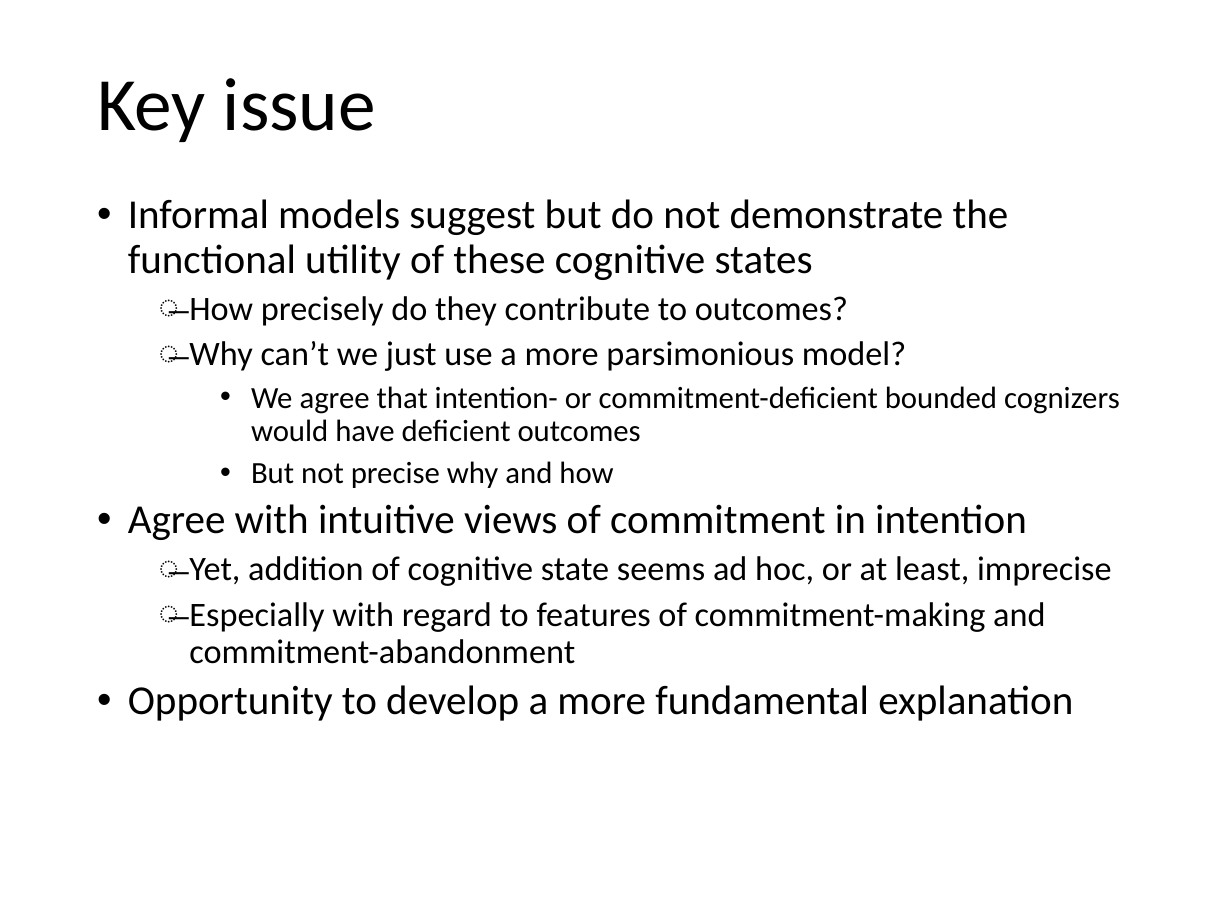
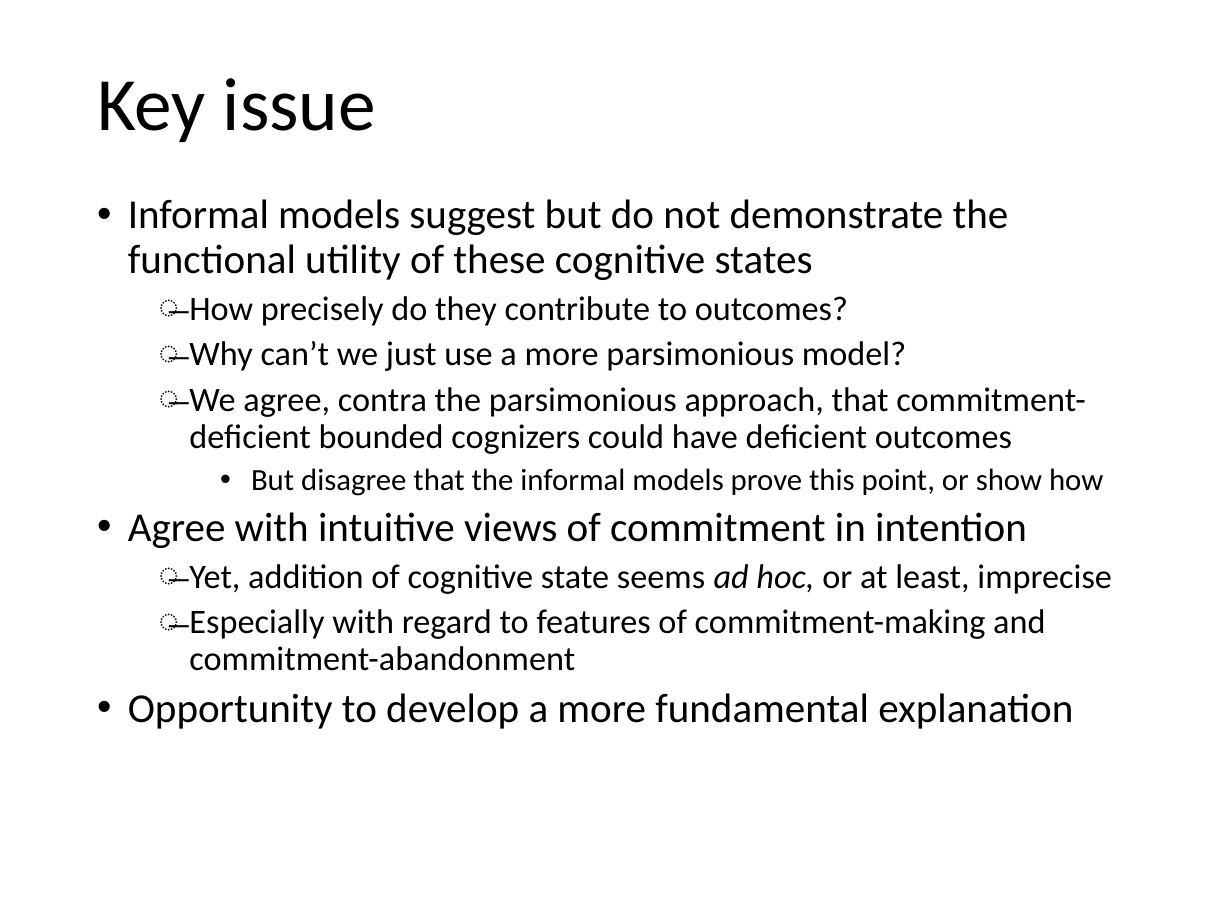
Before and after one commit to mdryall/Epstein-Ryall-Project-1, a slide deck: slide 5 of Preso_Mats/Game theory and intentions for SO2021 2.pptx. Drawn at 1232x924 pixels with LibreOffice and Linux fonts; fonts in the diff are those of the drawing. Boxes give left, top, right and bottom in pixels: in the first picture for what was removed or moved away, otherwise in the second. Text is boxed around its words. In the diff, an @@ line names an element or a change of style, - is before the commit and + after.

```diff
--- a/Preso_Mats/Game theory and intentions for SO2021 2.pptx
+++ b/Preso_Mats/Game theory and intentions for SO2021 2.pptx
@@ text at (x1=189, y1=387, x2=1103, y2=496): text changed; size 18 to 20 pt @@
-    • We agree that intention- or commitment-deficient bounded cognizers would have deficient outcomes
-    • But not precise why and how
+  ̶ We agree, contra the parsimonious approach, that commitment-deficient bounded cognizers could have deficient outcomes
+    • But disagree that the informal models prove this point, or show how
@@ text at (x1=189, y1=564, x2=1112, y2=594): italic on in "ad hoc," @@
```
Also in this commit, not shown: 9 other slides changed, 2 slides removed.
